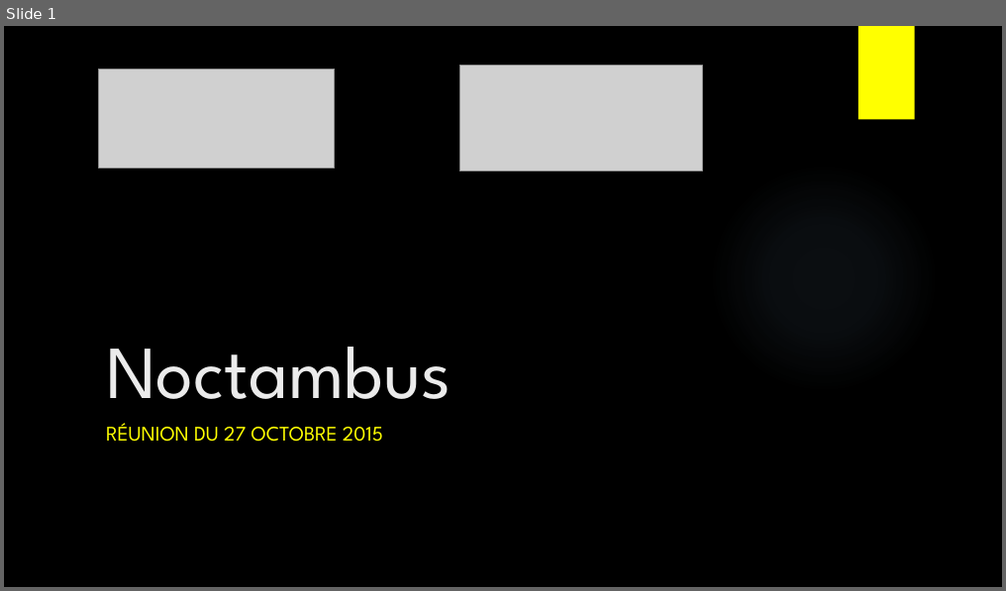
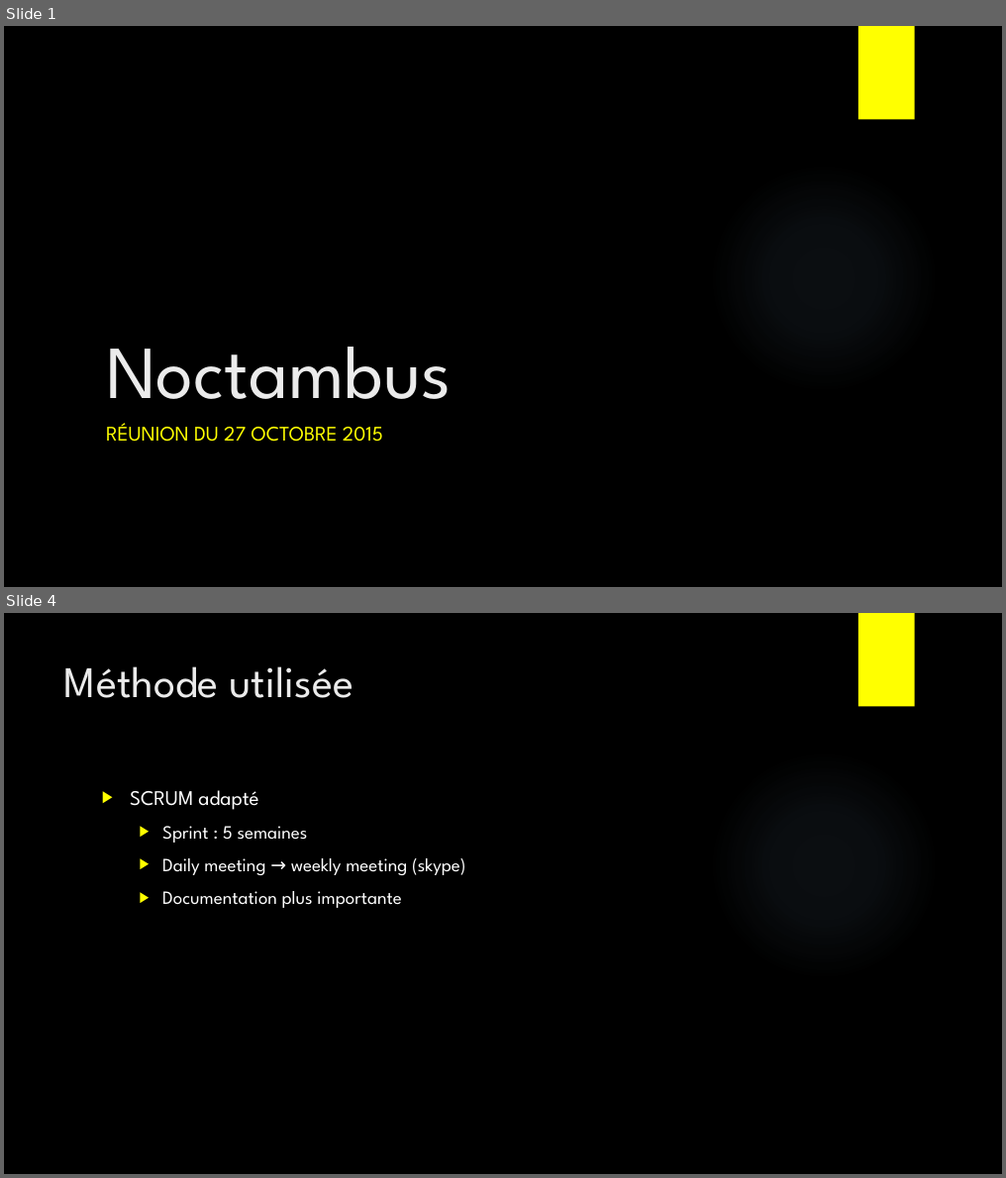
Before and after one commit to anthonypalama/Noctambus, a slide deck: Powerpoint/27.10.2015 - RdvGrep.pptx. Shown one above the other, each under a label of ours: slide 1 before the commit, slides 1 and 4 after it; the slides between them are not shown. The pictures are 1006x591 and 1006x1178 pixels, drawn with LibreOffice and Linux fonts; fonts in the diff are those of the drawing; grey boxes stand for pictures; background and template pictures are left out. Boxes give left, top, right and bottom in pixels: in the first picture for what was removed or moved away, otherwise in the second. Text is boxed around its words. In the diff, an @@ line names an element or a change of style, - is before the commit and + after.

```diff
--- a/Powerpoint/27.10.2015 - RdvGrep.pptx
+++ b/Powerpoint/27.10.2015 - RdvGrep.pptx
@@ slide 4 added at (4,613,1002,1174), background picture (left out); not listed: 2 template elements that a slide beside it also shows @@
@@ title added at (64,666,353,698), 42 pt, text #EBEBEB @@
+Méthode utilisée
@@ text added at (130,790,466,908), 18 pt, text #FFFFFF @@
+▶ SCRUM adapté
+  ▶ Sprint : 5 semaines
+  ▶ Daily meeting → weekly meeting (skype)
+  ▶ Documentation plus importante
@@ slide 1 changed as well @@
@@ picture removed at (98,69,334,168) @@
@@ picture removed at (460,65,703,172) @@
```
Also in this commit, not shown: 10 other slides added, 2 slides removed, 2 other files.
